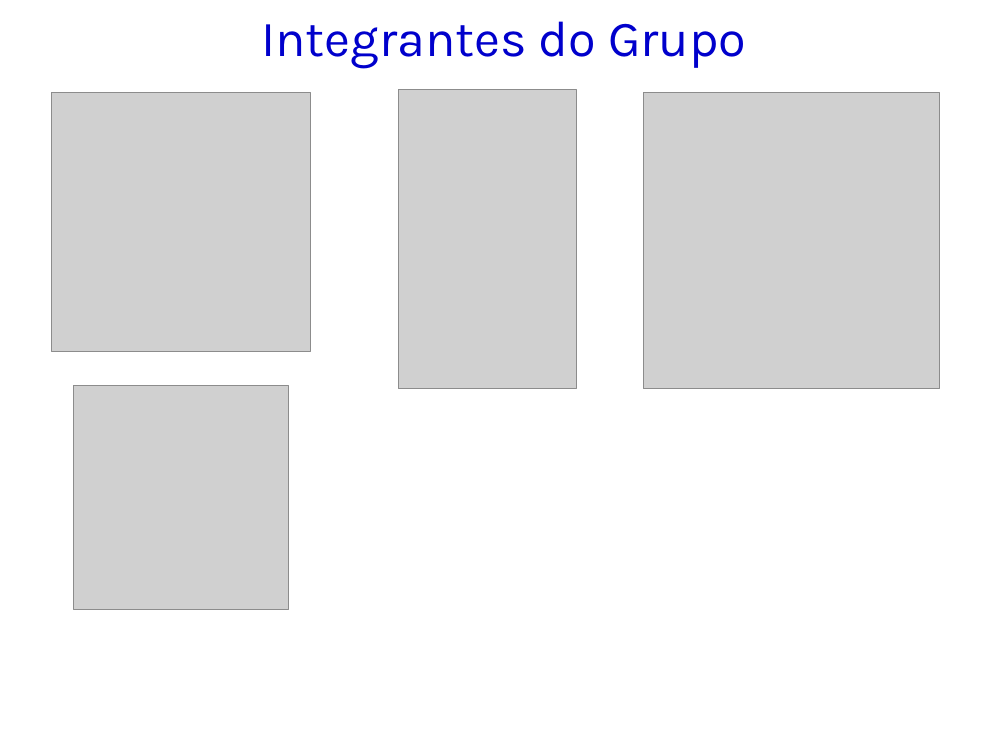
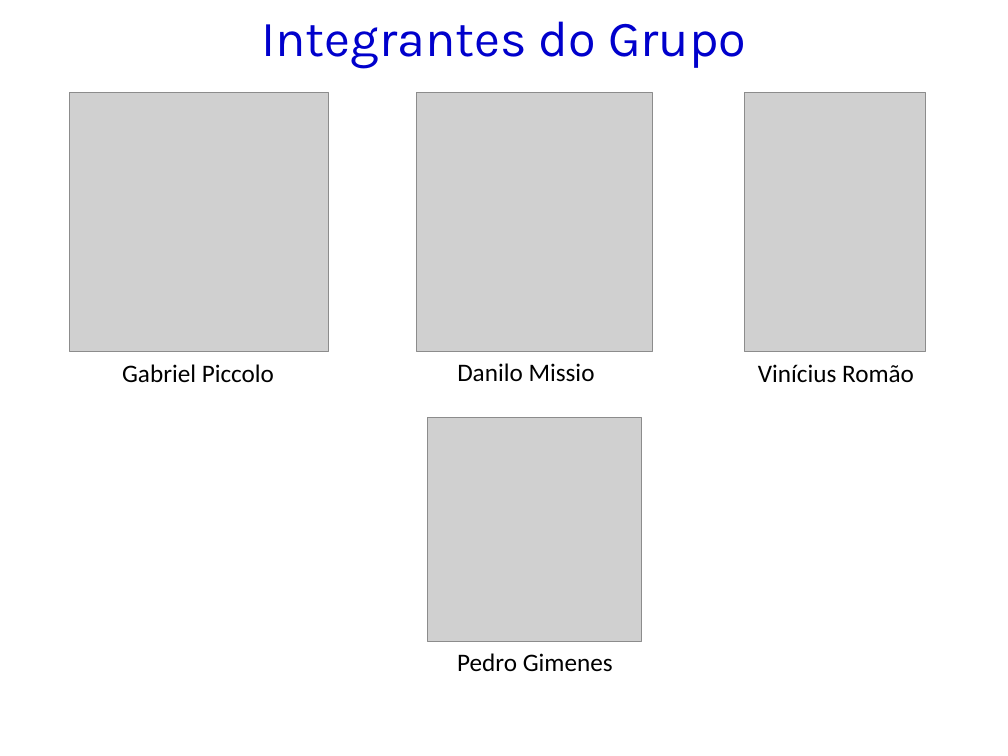
Before and after one commit to kokmz/TCCHUE, a slide deck: slide 2 of GPS_2014_Modelo de Apresentação_Entrega 2.pptx. Drawn at 1008x756 pixels with LibreOffice and Linux fonts; fonts in the diff are those of the drawing; grey boxes stand for pictures; background and template pictures are left out. Boxes give left, top, right and bottom in pixels: in the first picture for what was removed or moved away, otherwise in the second. Text is boxed around its words. In the diff, an @@ line names an element or a change of style, - is before the commit and + after.

```diff
--- a/GPS_2014_Modelo de Apresentação_Entrega 2.pptx
+++ b/GPS_2014_Modelo de Apresentação_Entrega 2.pptx
@@ picture: place and size @@
-picture at bbox=[51, 92, 310, 351]
+picture at bbox=[70, 93, 329, 352]
@@ picture: place and size @@
-picture at bbox=[398, 90, 576, 389]
+picture at bbox=[416, 92, 651, 351]
@@ picture: place and size @@
-picture at bbox=[643, 93, 939, 389]
+picture at bbox=[745, 93, 926, 352]
@@ text added at bbox=[122, 364, 274, 382], 18 pt, text #000000 @@
+Gabriel Piccolo
@@ text added at bbox=[457, 363, 595, 382], 18 pt, text #000000 @@
+Danilo Missio
@@ text added at bbox=[758, 364, 914, 383], 18 pt, text #000000 @@
+Vinícius Romão
@@ picture: place and size @@
-picture at bbox=[74, 386, 288, 610]
+picture at bbox=[427, 417, 642, 641]
@@ text added at bbox=[457, 653, 613, 672], 18 pt, text #000000 @@
+Pedro Gimenes
```
Also in this commit, not shown: 8 other slides changed, 1 slide added, 1 other file.
